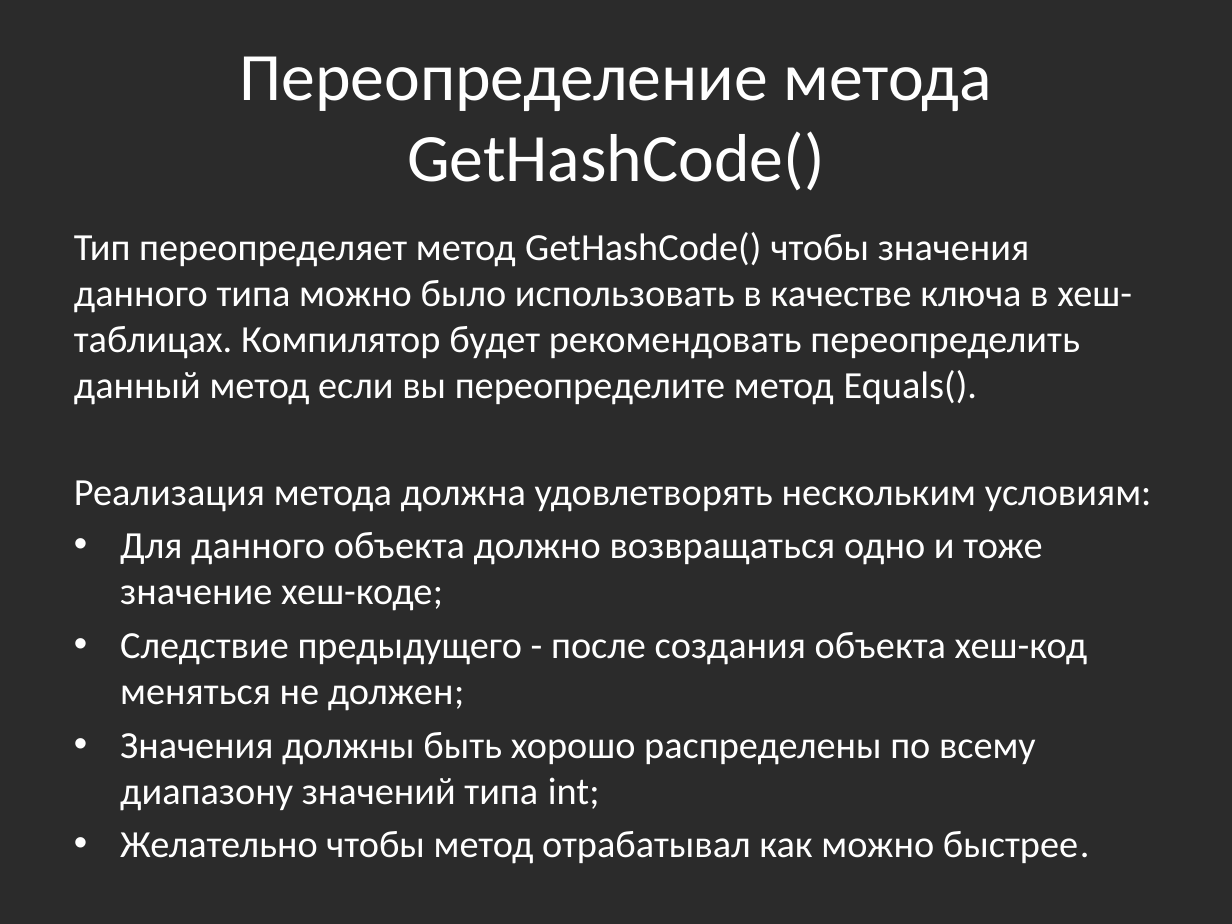
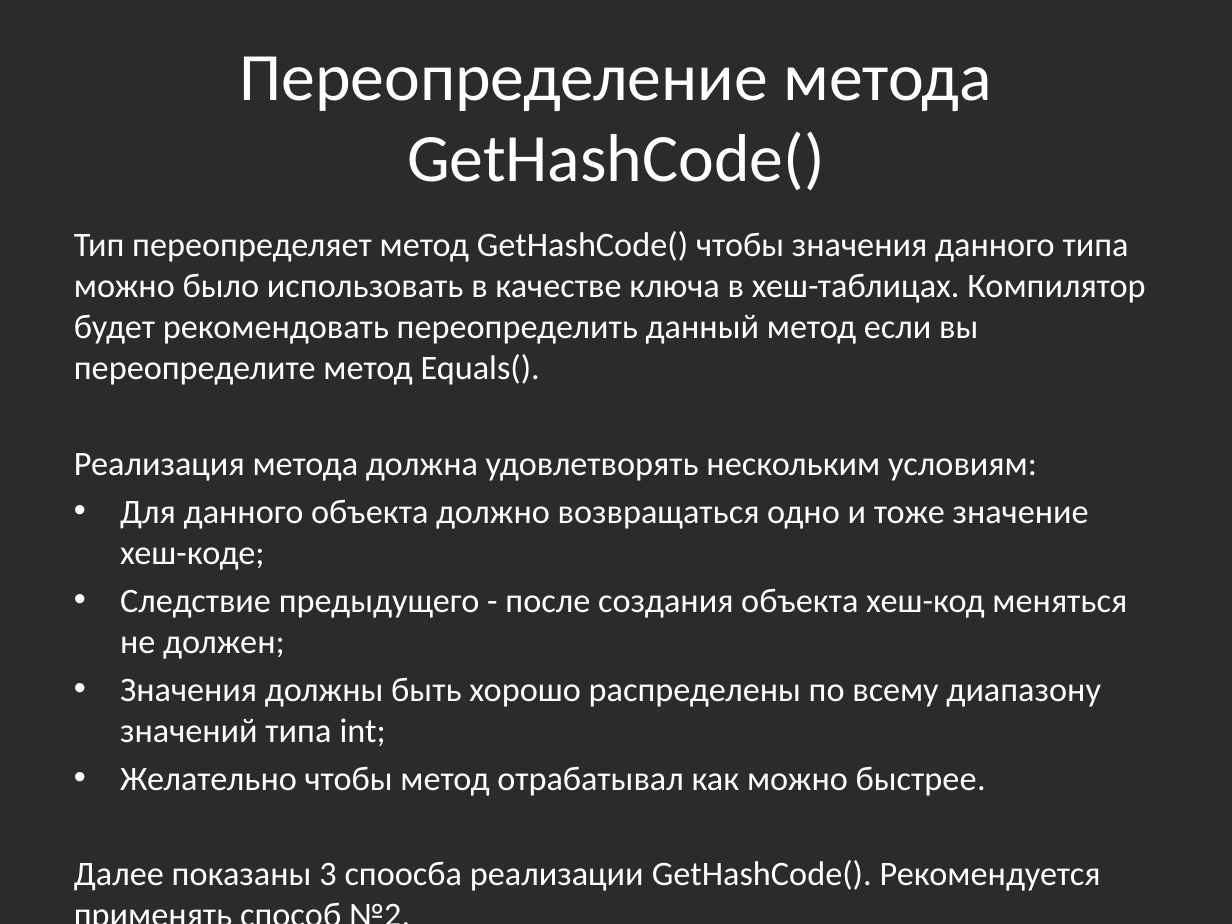
Before and after one commit to bazile/Training, a slide deck: slide 76 of Presentation/lesson-02-oop.pptx. Drawn at 1232x924 pixels with LibreOffice and Linux fonts; fonts in the diff are those of the drawing; background and template pictures are left out; a plain dark background stands for a picture behind light text. Boxes give left, top, right and bottom in pixels: in the first picture for what was removed or moved away, otherwise in the second. Text is boxed around its words. In the diff, an @@ line names an element or a change of style, - is before the commit and + after.

```diff
--- a/Presentation/lesson-02-oop.pptx
+++ b/Presentation/lesson-02-oop.pptx
@@ text at box(74, 231, 1145, 796): size 22.4 to 20 pt in "Тип переопределяет метод GetHashCode() чтобы значения данног ...", "Реализация метода должна удовлетворять нескольким условиям:", "Для данного объекта должно возвращаться одно и ...", "Следствие предыдущего - после создания объекта хеш-код ..." and 2 more places @@
@@ text at box(319, 860, 872, 890): paragraph added @@
+Далее показаны 3 споосба реализации GetHashCode(). Рекомендуется применять способ №2.
```
Also in this commit, not shown: 2 other slides changed, 2 slides added, 12 other files.
